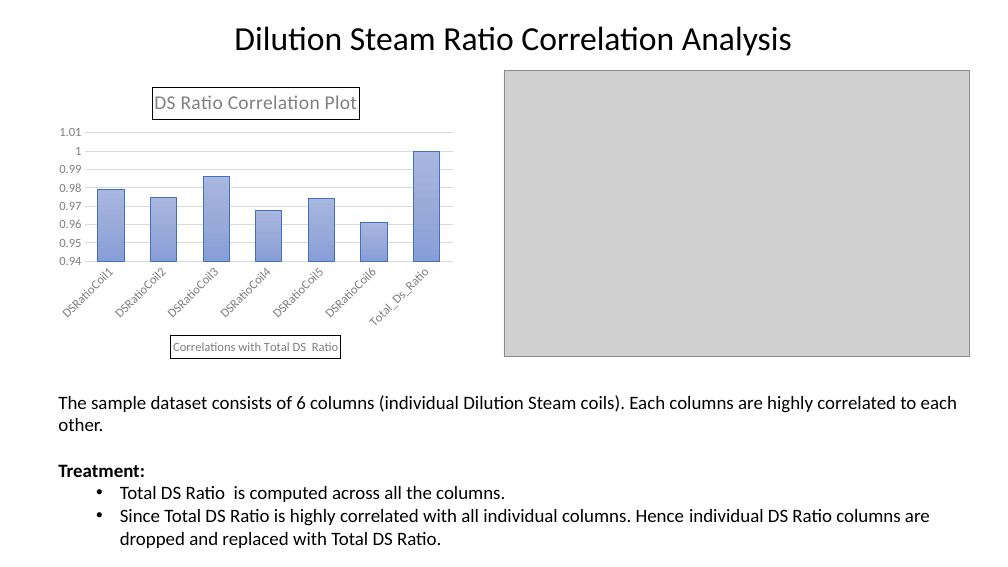
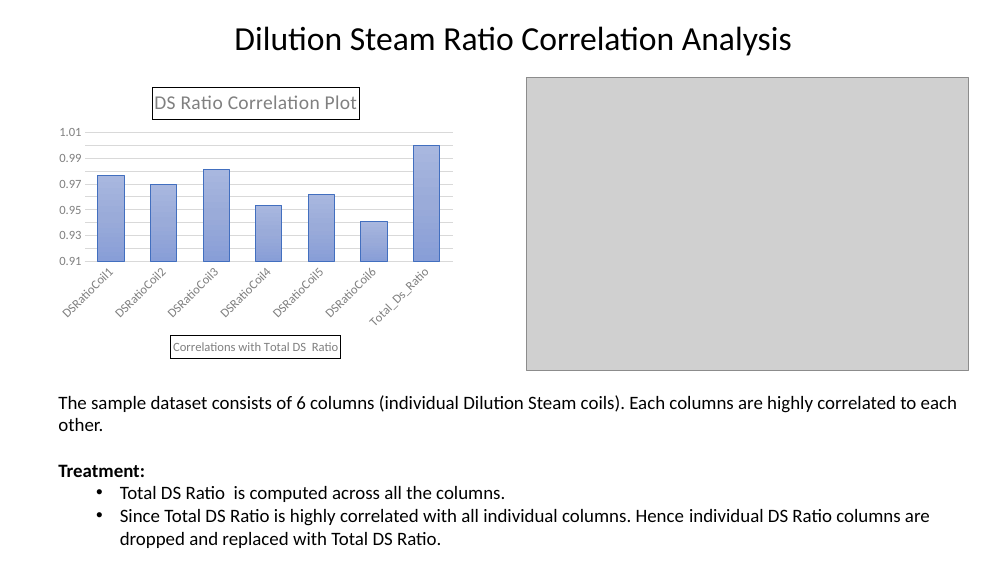
Before and after one commit to SabyasachiBhadra/CAP_106, a slide deck: slide 10 of CAP_106_Research_Env/EDA_Report/New Microsoft PowerPoint Presentation.pptx. Drawn at 1008x567 pixels with LibreOffice and Linux fonts; fonts in the diff are those of the drawing; grey boxes stand for pictures. Boxes give left, top, right and bottom in pixels: in the first picture for what was removed or moved away, otherwise in the second. Text is boxed around its words. In the diff, an @@ line names an element or a change of style, - is before the commit and + after.

```diff
--- a/CAP_106_Research_Env/EDA_Report/New Microsoft PowerPoint Presentation.pptx
+++ b/CAP_106_Research_Env/EDA_Report/New Microsoft PowerPoint Presentation.pptx
@@ column chart at [51,77,461,371] @@
-Series 1: 0.98, 0.97, 0.99, 0.97, 0.97, 0.96, 1
+Series 1: 0.98, 0.97, 0.98, 0.95, 0.96, 0.94, 1
@@ picture: place and size @@
-picture at [504,71,969,357]
+picture at [526,77,968,371]
```
Also in this commit, not shown: 7 other slides changed, 6 slides added, 32 other files.
